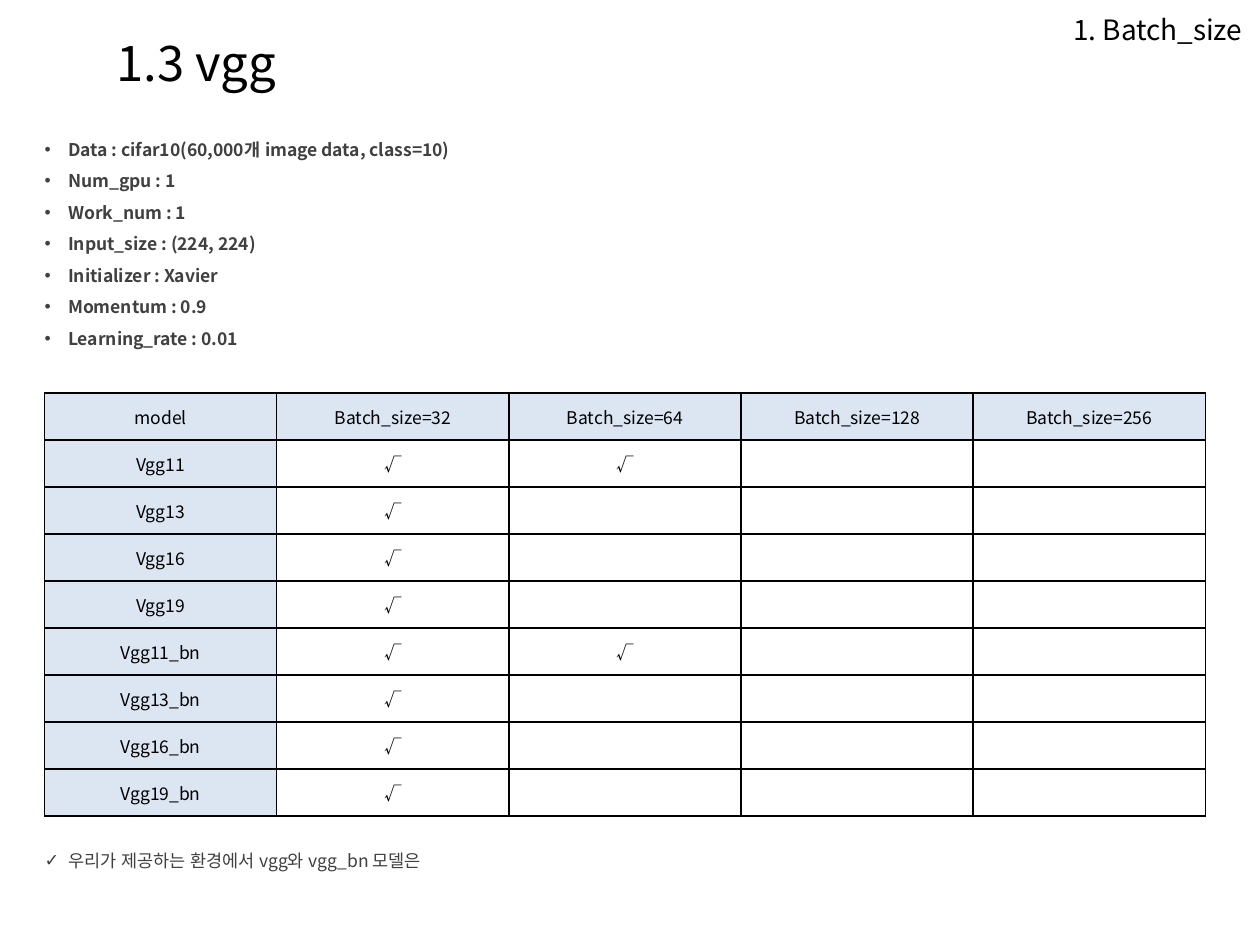
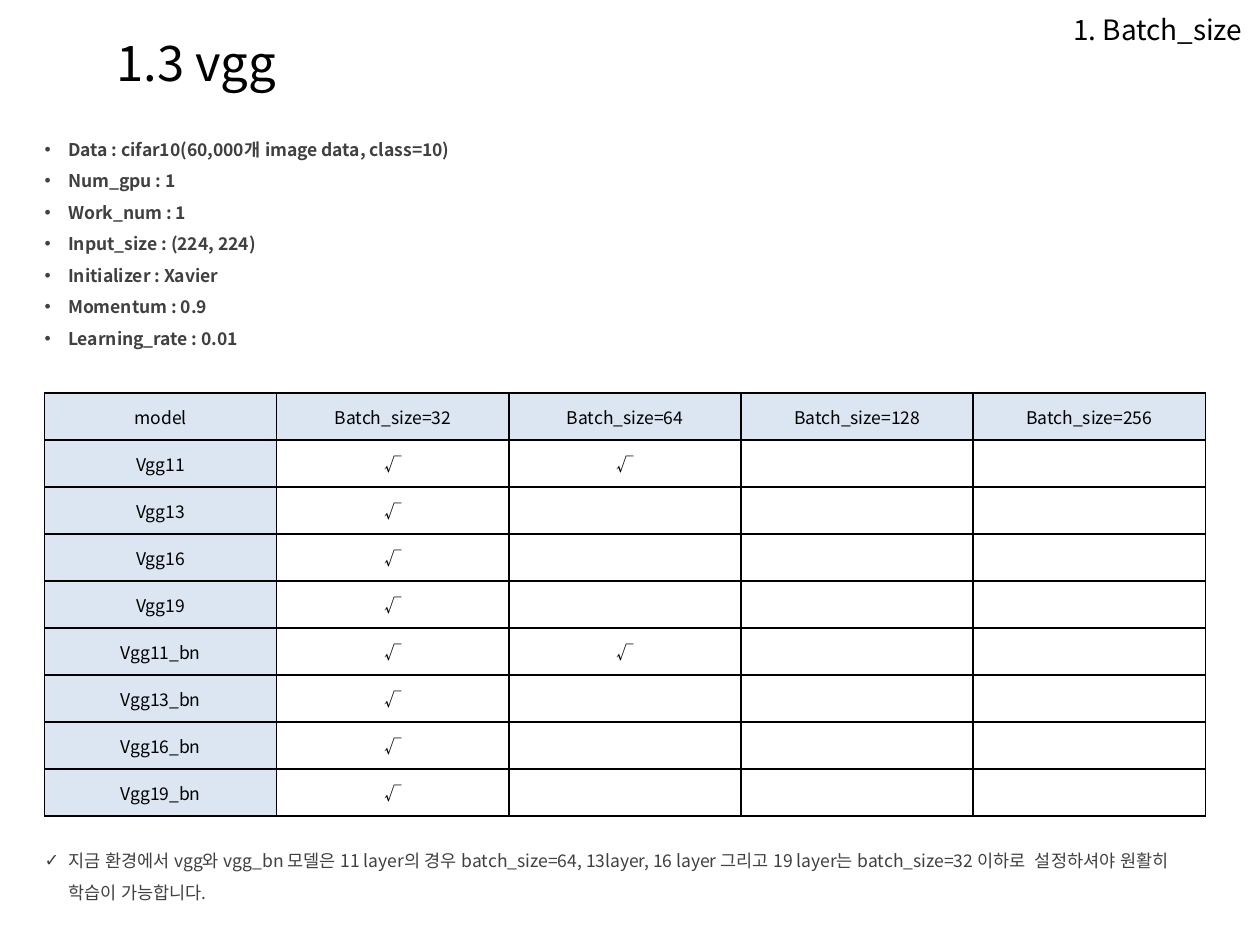
Before and after one commit to Heechul90/Model_Zoo, a slide deck: slide 5 of Model_ZOO평가/model_Zoo_list_결과 .pptx. Drawn at 1260x945 pixels with LibreOffice and Linux fonts; fonts in the diff are those of the drawing; background and template pictures are left out. Boxes give left, top, right and bottom in pixels: in the first picture for what was removed or moved away, otherwise in the second. Text is boxed around its words. In the diff, an @@ line names an element or a change of style, - is before the commit and + after.

```diff
--- a/Model_ZOO평가/model_Zoo_list_결과 .pptx
+++ b/Model_ZOO평가/model_Zoo_list_결과 .pptx
@@ text at [68,852,1168,901]: text changed @@
-✓ 우리가 제공하는 환경에서 vgg와 vgg_bn 모델은
+✓ 지금 환경에서 vgg와 vgg_bn 모델은 11 layer의 경우 batch_size=64, 13layer, 16 layer 그리고 19 layer는 batch_size=32 이하로 설정하셔야 원활히 학습이 가능합니다.
```
Also in this commit, not shown: 2 other slides changed, 6 slides added, 4 other files.
